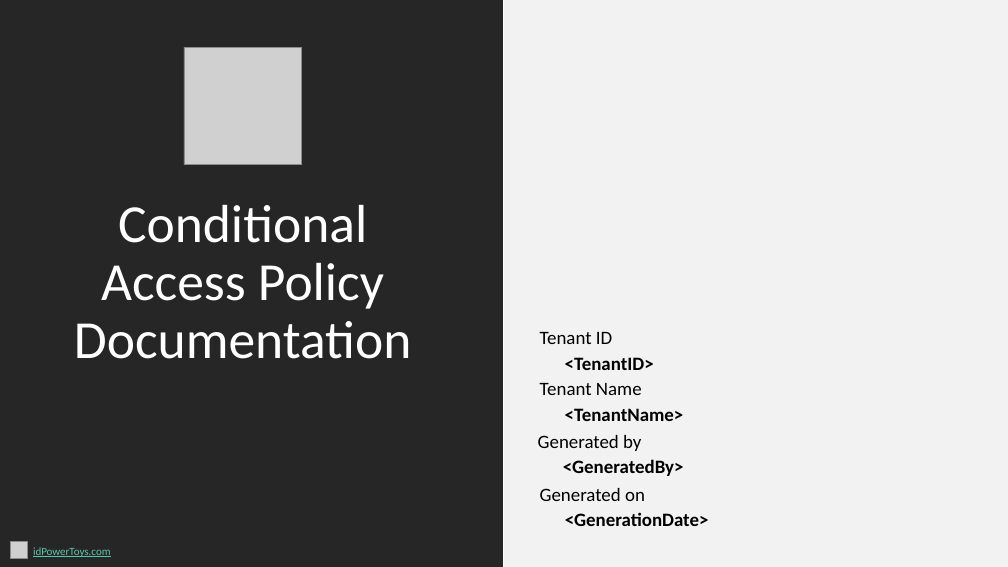
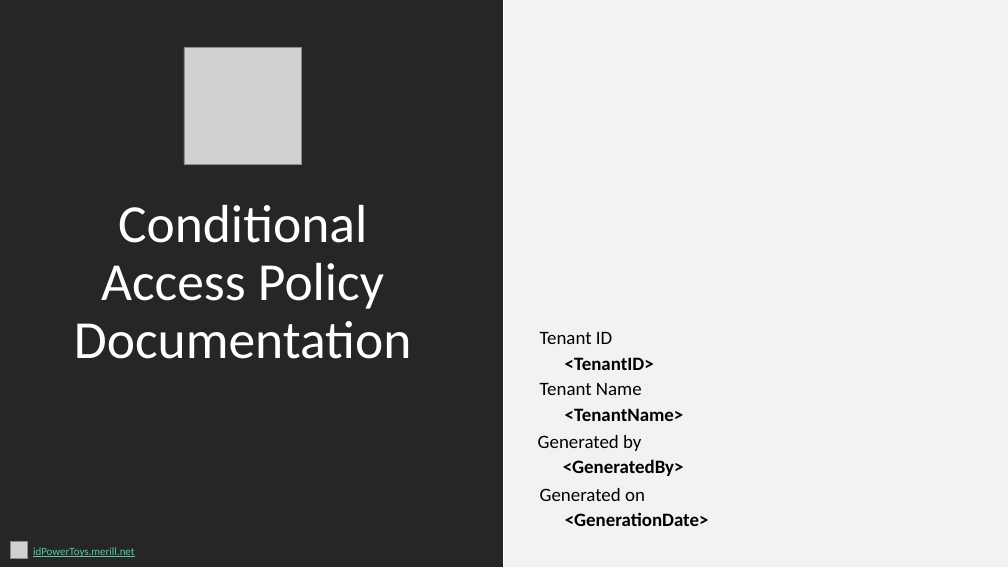
Before and after one commit to merill/idPowerToys, a slide deck: slide 1 of src/powerpointgenerator/Assets/PolicyTemplateImage.pptx. Drawn at 1008x567 pixels with LibreOffice and Linux fonts; fonts in the diff are those of the drawing; grey boxes stand for pictures. Boxes give left, top, right and bottom in pixels: in the first picture for what was removed or moved away, otherwise in the second. Text is boxed around its words. In the diff, an @@ line names an element or a change of style, - is before the commit and + after.

```diff
--- a/src/powerpointgenerator/Assets/PolicyTemplateImage.pptx
+++ b/src/powerpointgenerator/Assets/PolicyTemplateImage.pptx
@@ text at box(33, 547, 135, 557): text changed @@
-idPowerToys.com
+idPowerToys.merill.net
```
Also in this commit, not shown: 8 other files.
